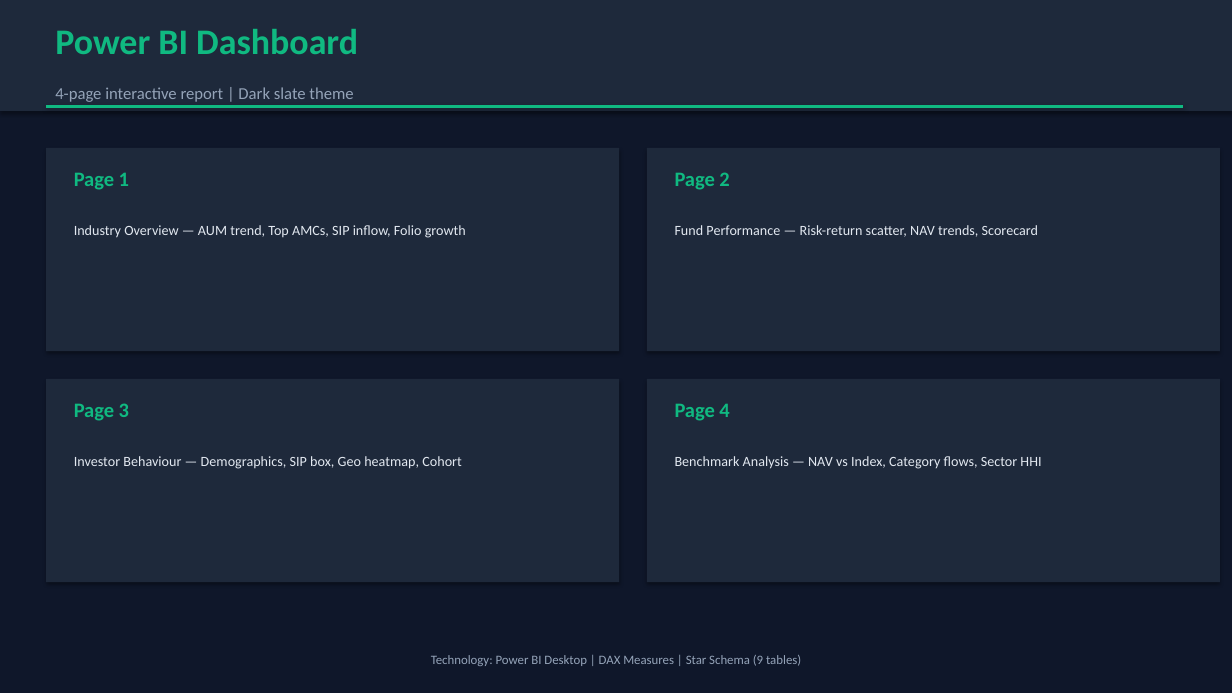
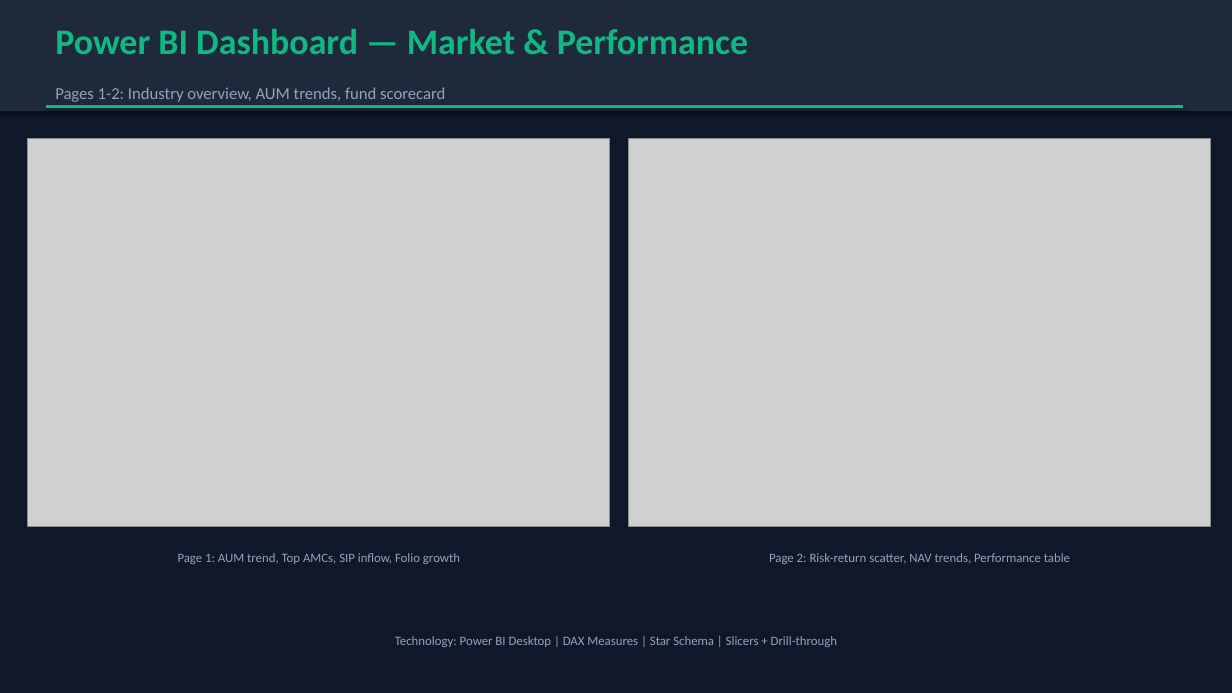
Before and after one commit to KunalGupta28/Capstone-Project-I---Mutual-Fund-Analytics, a slide deck: slide 8 of reports/Presentation.pptx (slide 7 before the commit). Drawn at 1232x693 pixels with LibreOffice and Linux fonts; fonts in the diff are those of the drawing; grey boxes stand for pictures. Boxes give left, top, right and bottom in pixels: in the first picture for what was removed or moved away, otherwise in the second. Text is boxed around its words. In the diff, an @@ line names an element or a change of style, - is before the commit and + after.

Commit message:
Polish and Consolidate: Delete duplicate src/ folder and notebooks, fix path references, expand Final Report PDF to 18 pages, expand Presentation to 12 slides, rebuild Ingestion/Cleaning notebooks, and update requirements.txt/README.md

```diff
--- a/reports/Presentation.pptx
+++ b/reports/Presentation.pptx
@@ text at (55, 29, 748, 54): text changed @@
-Power BI Dashboard
+Power BI Dashboard — Market & Performance
@@ text at (55, 87, 445, 102): text changed @@
-4-page interactive report | Dark slate theme
+Pages 1-2: Industry overview, AUM trends, fund scorecard
@@ picture added at (28, 139, 610, 527) @@
@@ rectangle removed at (46, 148, 619, 351) @@
@@ picture added at (628, 139, 1211, 527) @@
@@ rectangle removed at (647, 148, 1220, 351) @@
@@ text removed at (74, 172, 129, 190) @@
-Page 1
@@ text removed at (675, 172, 729, 190) @@
-Page 2
@@ rectangle removed at (46, 379, 619, 582) @@
@@ rectangle removed at (647, 379, 1220, 582) @@
@@ text removed at (74, 403, 129, 421) @@
-Page 3
@@ text removed at (675, 403, 729, 421) @@
-Page 4
@@ text removed at (74, 456, 462, 469) @@
-Investor Behaviour — Demographics, SIP box, Geo heatmap, Cohort
@@ text removed at (675, 456, 1041, 469) @@
-Benchmark Analysis — NAV vs Index, Category flows, Sector HHI
@@ text at (178, 553, 460, 564): text changed; size 11 to 10 pt; text colour #E2E8F0 to #94A3B8 @@
-Industry Overview — AUM trend, Top AMCs, SIP inflow, Folio growth
+Page 1: AUM trend, Top AMCs, SIP inflow, Folio growth
@@ text at (769, 553, 1070, 564): text changed; size 11 to 10 pt; text colour #E2E8F0 to #94A3B8 @@
-Fund Performance — Risk-return scatter, NAV trends, Scorecard
+Page 2: Risk-return scatter, NAV trends, Performance table
@@ text at (395, 636, 838, 647): text changed @@
-Technology: Power BI Desktop | DAX Measures | Star Schema (9 tables)
+Technology: Power BI Desktop | DAX Measures | Star Schema | Slicers + Drill-through
```
Also in this commit, not shown: 4 other slides changed, 4 slides added, 1 slide removed, 22 other files.
